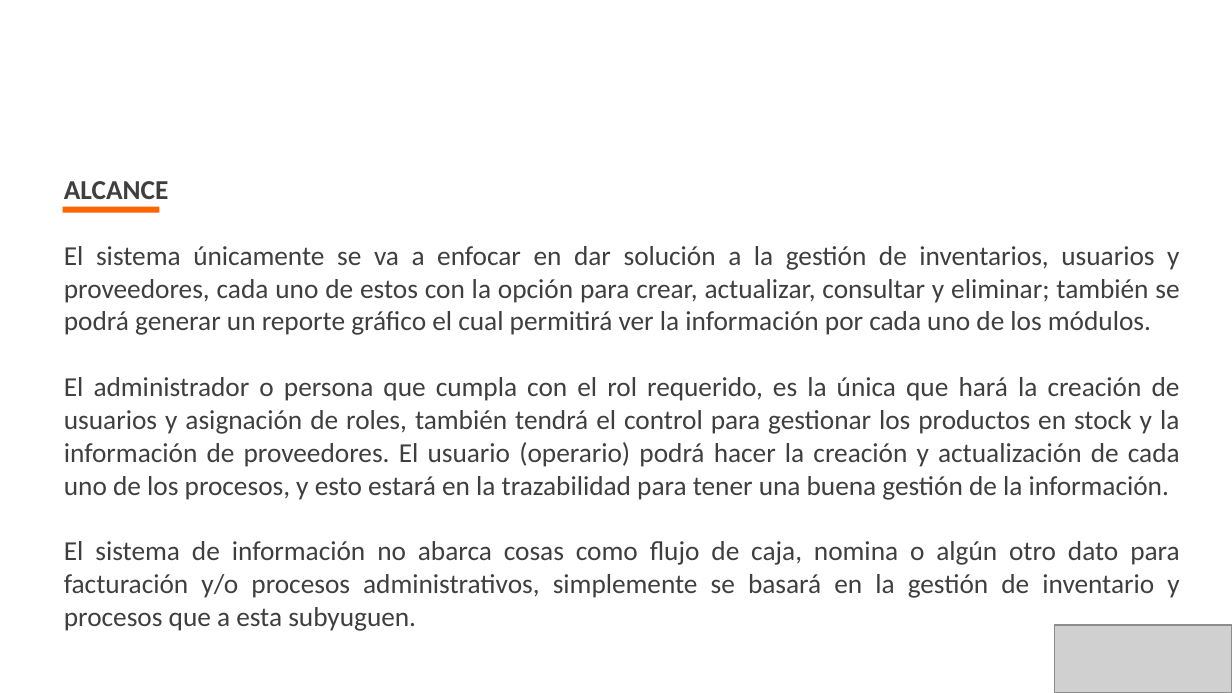
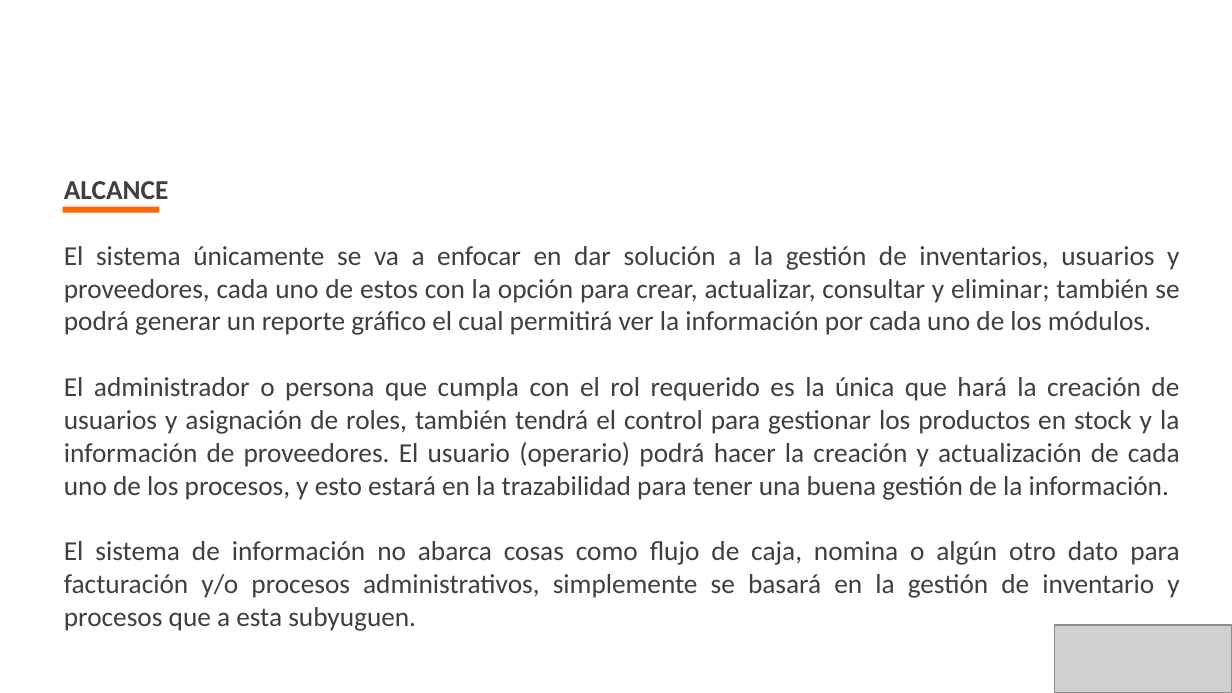
Before and after one commit to NicolasReatiga/Gestor-e, a slide deck: slide 11 of proy_formativo/documentacion/1er_Trim/1 - Plantilla de Presentación de la Sustentacion.pptx. Drawn at 1232x693 pixels with LibreOffice and Linux fonts; fonts in the diff are those of the drawing; grey boxes stand for pictures; background and template pictures are left out. Boxes give left, top, right and bottom in pixels: in the first picture for what was removed or moved away, otherwise in the second. Text is boxed around its words. In the diff, an @@ line names an element or a change of style, - is before the commit and + after.

```diff
--- a/proy_formativo/documentacion/1er_Trim/1 - Plantilla de Presentación de la Sustentacion.pptx
+++ b/proy_formativo/documentacion/1er_Trim/1 - Plantilla de Presentación de la Sustentacion.pptx
@@ text at (64,377,1180,500): text changed @@
-El administrador o persona que cumpla con el rol requerido, es la única que hará la creación de usuarios y asignación de roles, también tendrá el control para gestionar los productos en stock y la información de proveedores. El usuario (operario) podrá hacer la creación y actualización de cada uno de los procesos, y esto estará en la trazabilidad para tener una buena gestión de la información.
+El administrador o persona que cumpla con el rol requerido es la única que hará la creación de usuarios y asignación de roles, también tendrá el control para gestionar los productos en stock y la información de proveedores. El usuario (operario) podrá hacer la creación y actualización de cada uno de los procesos, y esto estará en la trazabilidad para tener una buena gestión de la información.
```
Also in this commit, not shown: 3 other slides changed, 55 other files.
